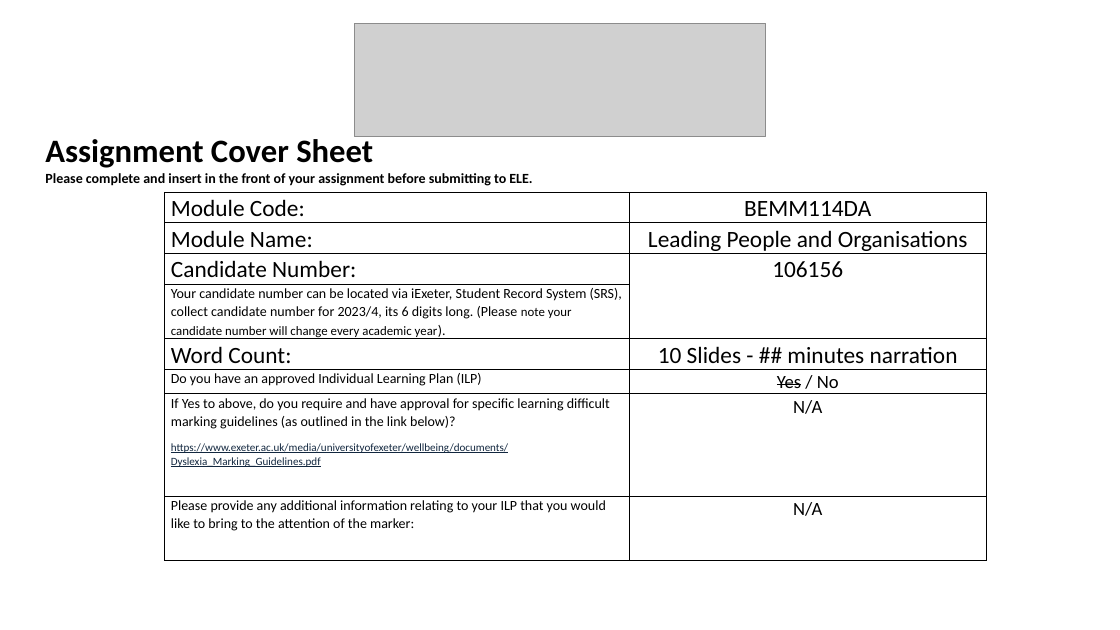
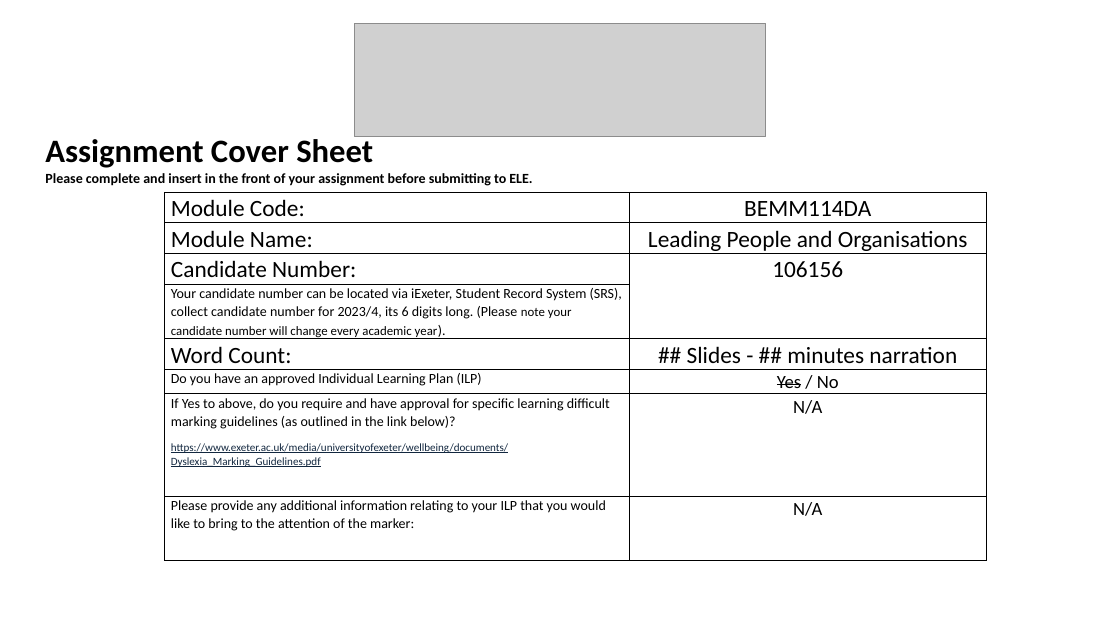
Before and after one commit to vincentjking/Presentations, a slide deck: slide 1 of Exeter MBA/1SLA23 - Leading People and Organisations/Assignment 2/Assignment 2 - BoE Cyber Security Leadership Strategy.pptx. Drawn at 1120x630 pixels with LibreOffice and Linux fonts; fonts in the diff are those of the drawing; grey boxes stand for pictures. Boxes give left, top, right and bottom in pixels: in the first picture for what was removed or moved away, otherwise in the second. Text is boxed around its words. In the diff, an @@ line names an element or a change of style, - is before the commit and + after.

```diff
--- a/Exeter MBA/1SLA23 - Leading People and Organisations/Assignment 2/Assignment 2 - BoE Cyber Security Leadership Strategy.pptx
+++ b/Exeter MBA/1SLA23 - Leading People and Organisations/Assignment 2/Assignment 2 - BoE Cyber Security Leadership Strategy.pptx
@@ table at [165, 192, 986, 546] @@
-row 5, column 2: 10 Slides - ## minutes narration
+row 5, column 2: ## Slides - ## minutes narration
```
Also in this commit, not shown: 1 other slide changed, 6 slides added, 1 slide removed, 10 other files.
